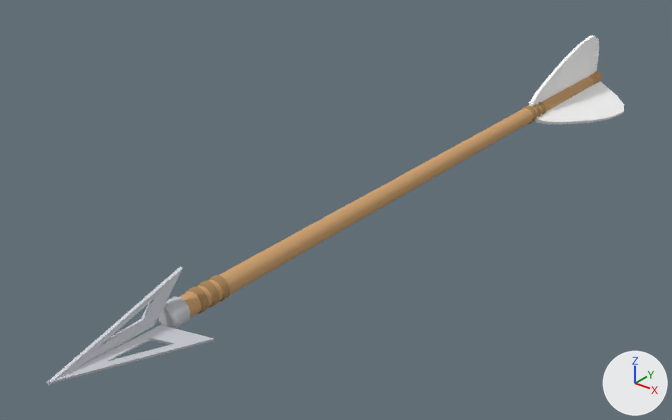
The OBJ model Assets/Models/Items/Projectiles/HuntingArrow.obj, before and after one commit.
One viewpoint serves both versions: a 50 mm camera at (0.489, -0.735, 0.424) aimed at (-0.049, -0.063, 0.008). Arrows for +X, +Y and +Z are at lower right; the lights stay in place. The older version comes first. Where no turn or scale is listed for an object, it has been applied to the vertices.

Objects in the first picture: 'ferrule', 'fletch_330_front', 'fletch_330_rear', 'fletch_90_front', 'fletch_90_rear', 'head', 'nock', 'shaft', 'wraps', 'wraps_fore'.
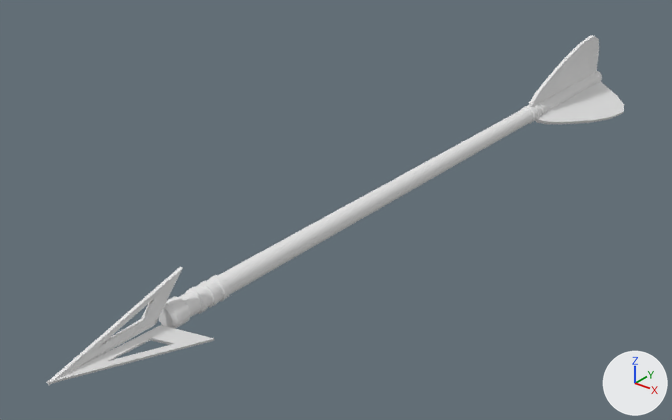
The change, as a list of edits to the scene's bpy script:
```text
Add mat_huntingarrow_toon:
    mat_huntingarrow_toon = principled_material('HuntingArrow_Toon')
    mat_huntingarrow_toon.base_color = (0.8, 0.8, 0.8)  # white #e7e7e7
    mat_huntingarrow_toon.roughness = 1.0
Change me_ferrule:
    where me_ferrule.from_pydata(...)  # 49 vertices, 84 faces; spans x -0.0115..0.0115, y -0.337..-0.319, z 0.021..0.044
    remove me_ferrule.materials.append(mat_steel_ferrule)  # light grey #c4c7cb
    add me_ferrule.materials.append(mat_huntingarrow_toon)  # white #e7e7e7
Change me_fletch_330_front:
    where me_fletch_330_front.from_pydata(...)  # 16 vertices, 20 faces; spans x 0.0041..0.044, y 0.255..0.34, z 0.0058..0.0314
    remove me_fletch_330_front.materials.append(mat_feather_gradient)  # white #ffffff
    add me_fletch_330_front.materials.append(mat_huntingarrow_toon)  # white #e7e7e7
Change me_fletch_330_rear:
    where me_fletch_330_rear.from_pydata(...)  # 20 vertices, 26 faces; spans x 0.0041..0.0561, y 0.34..0.438, z -0.0012..0.0314
    remove me_fletch_330_rear.materials.append(mat_feather_gradient)  # white #ffffff
    add me_fletch_330_rear.materials.append(mat_huntingarrow_toon)  # white #e7e7e7
Change me_fletch_90_front:
    where me_fletch_90_front.from_pydata(...)  # 16 vertices, 20 faces; spans x -0.0022..0.0022, y 0.255..0.34, z 0.0385..0.082
    remove me_fletch_90_front.materials.append(mat_feather_gradient)  # white #ffffff
    add me_fletch_90_front.materials.append(mat_huntingarrow_toon)  # white #e7e7e7
Change me_fletch_90_rear:
    where me_fletch_90_rear.from_pydata(...)  # 20 vertices, 26 faces; spans x -0.0022..0.0022, y 0.34..0.438, z 0.0385..0.096
    remove me_fletch_90_rear.materials.append(mat_feather_gradient)  # white #ffffff
    add me_fletch_90_rear.materials.append(mat_huntingarrow_toon)  # white #e7e7e7
Change me_head:
    where me_head.from_pydata(...)  # 36 vertices, 36 faces; spans x -0.032..0.032, y -0.445..-0.316, z 0.0131..0.0685
    remove me_head.materials.append(mat_steel_head)  # light grey #d3d6dd
    add me_head.materials.append(mat_huntingarrow_toon)  # white #e7e7e7
Change me_nock:
    where me_nock.from_pydata(...)  # 61 vertices, 108 faces; spans x -0.0108..0.0108, y 0.415..0.445, z 0.0217..0.0433
    remove me_nock.materials.append(mat_wood_nock)  # orange #bc9061
    add me_nock.materials.append(mat_huntingarrow_toon)  # white #e7e7e7
Change me_shaft:
    where me_shaft.from_pydata(...)  # 24 vertices, 24 faces; spans x -0.009..0.009, y -0.329..0.43, z 0.023..0.042
    remove me_shaft.materials.append(mat_wood_shaft)  # orange #cea26f
    add me_shaft.materials.append(mat_huntingarrow_toon)  # white #e7e7e7
Change me_wraps:
    where me_wraps.from_pydata(...)  # 144 vertices, 216 faces; spans x -0.0108..0.0108, y 0.246..0.278, z 0.0217..0.0433
    remove me_wraps.materials.append(mat_sinew_wrap)  # brown #aa8659
    add me_wraps.materials.append(mat_huntingarrow_toon)  # white #e7e7e7
Change me_wraps_fore:
    where me_wraps_fore.from_pydata(...)  # 144 vertices, 216 faces; spans x -0.0108..0.0108, y -0.307..-0.275, z 0.0217..0.0433
    remove me_wraps_fore.materials.append(mat_sinew_wrap)  # brown #aa8659
    add me_wraps_fore.materials.append(mat_huntingarrow_toon)  # white #e7e7e7
```

Location of each change, (x1, y1, x2, y2) in pixels of the pictures (672 x 420 px):
'shaft', recoloured
    both: (179, 76, 593, 317)
'head', recoloured (light grey to white)
    both: (47, 267, 214, 385)
'fletch_330_rear', recoloured
    both: (567, 82, 624, 123)
'fletch_90_rear', recoloured
    both: (564, 35, 599, 89)
'fletch_330_front', recoloured
    both: (535, 100, 591, 124)
'fletch_90_front', recoloured
    both: (529, 59, 567, 107)
'ferrule', recoloured (light grey to white)
    both: (158, 296, 190, 329)
'wraps_fore', recoloured (brown to white)
    both: (185, 275, 230, 314)
'wraps', recoloured (brown to white)
    both: (521, 102, 546, 124)
'nock', recoloured
    both: (590, 71, 602, 85)
